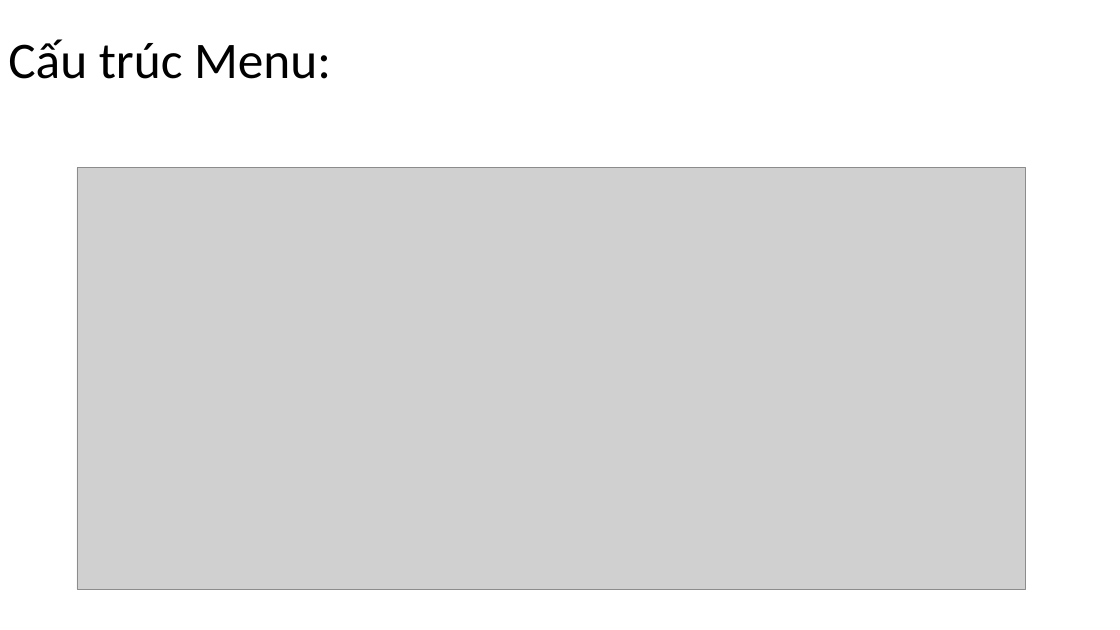
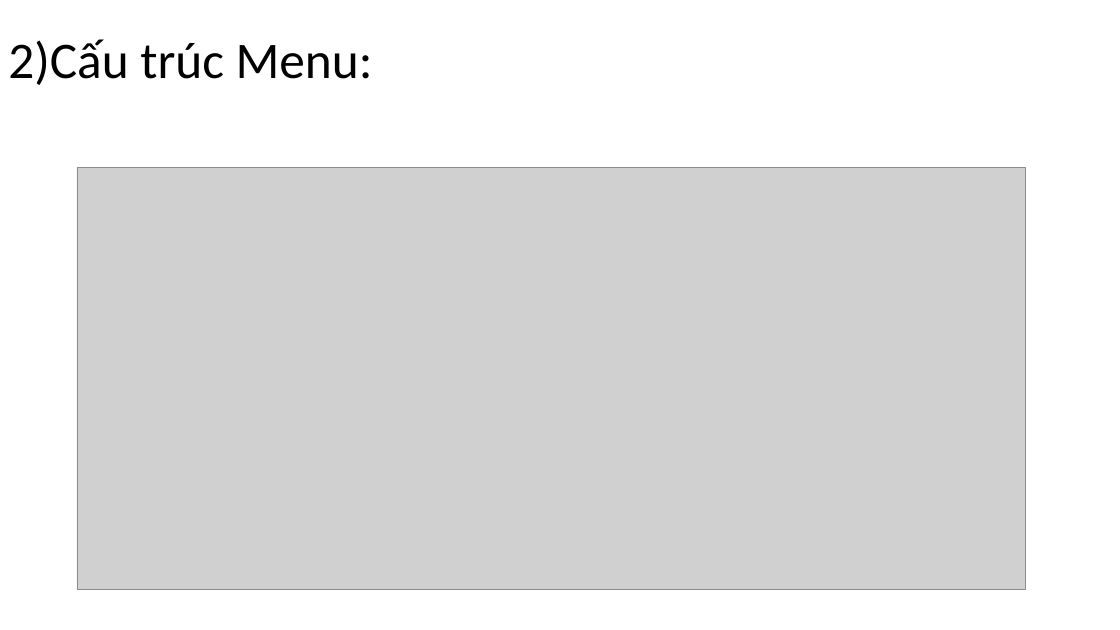
Before and after one commit to DangVanDoan05/WordPress, a slide deck: slide 13 of Thiết kế WebSite bán hàng.pptx. Drawn at 1120x630 pixels with LibreOffice and Linux fonts; fonts in the diff are those of the drawing; grey boxes stand for pictures. Boxes give left, top, right and bottom in pixels: in the first picture for what was removed or moved away, otherwise in the second. Text is boxed around its words. In the diff, an @@ line names an element or a change of style, - is before the commit and + after.

```diff
--- a/Thiết kế WebSite bán hàng.pptx
+++ b/Thiết kế WebSite bán hàng.pptx
@@ title at (8,39,373,85): text changed @@
-Cấu trúc Menu:
+2)Cấu trúc Menu:
```
Also in this commit, not shown: 1 other slide changed, 5 slides added, 2 other files.
